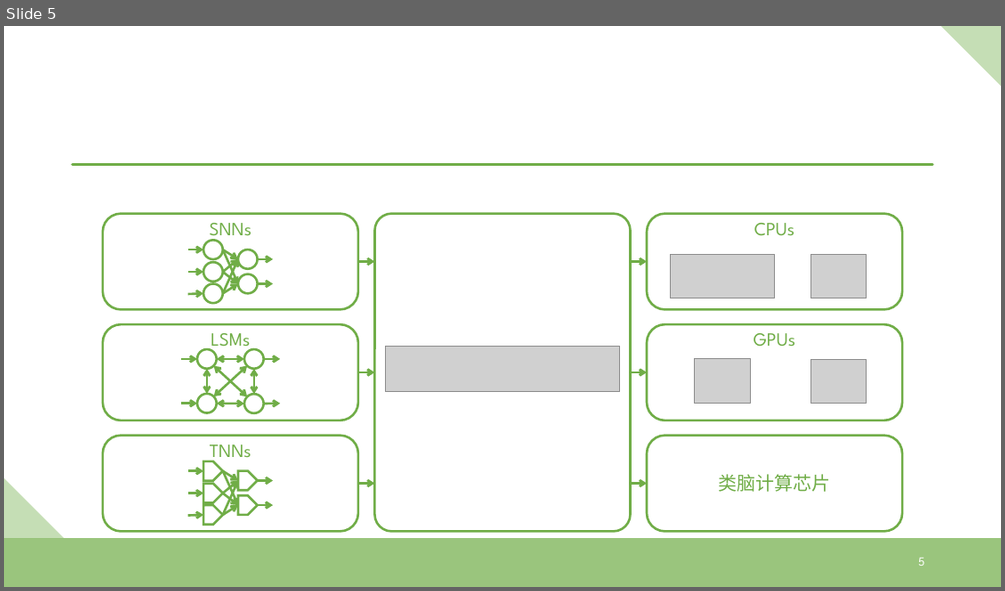
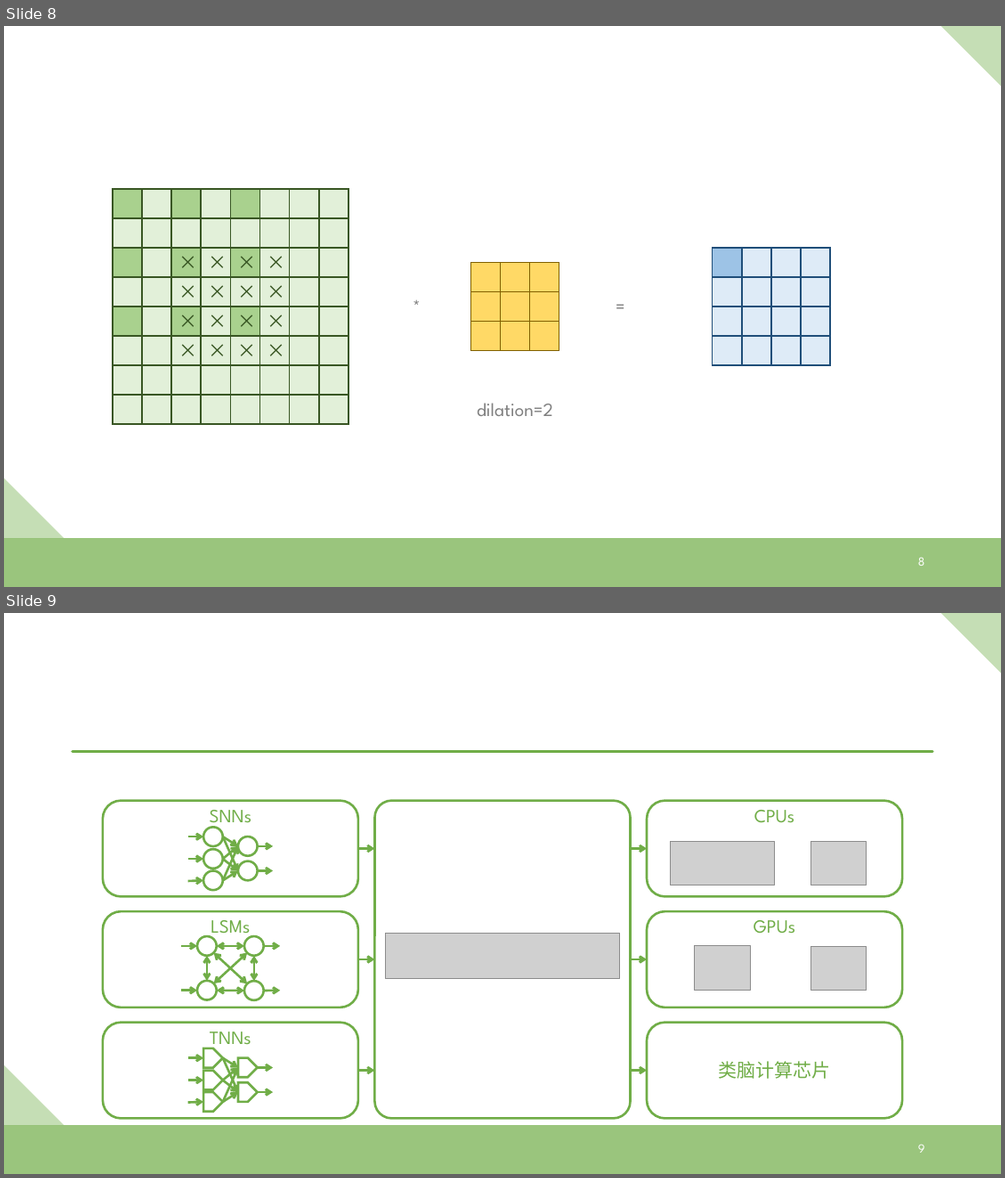
Before and after one commit to xjtuiair-cag/Matterhorn, a slide deck: assets/img.pptx. Shown one above the other, each under a label of ours: slide 5 before the commit, slides 8 and 9 after it. The pictures are 1005x591 and 1005x1178 pixels, drawn with LibreOffice and Linux fonts; fonts in the diff are those of the drawing; grey boxes stand for pictures. Boxes give left, top, right and bottom in pixels: in the first picture for what was removed or moved away, otherwise in the second. Text is boxed around its words. In the diff, an @@ line names an element or a change of style, - is before the commit and + after.

```diff
--- a/assets/img.pptx
+++ b/assets/img.pptx
@@ slide 8 added at (4,26,1001,587), background #FFFFFF; not listed: 3 template elements that a slide beside it also shows @@
@@ group added at (113,188,830,424): 89 rectangles, 3 texts @@
+×
+×
+×
+×
+×
+×
+×
+×
+×
+×
+×
+×
+×
+×
+×
+×
+*
+=
+dilation=2
@@ page number added at (918,556,925,565), 12 pt, text #FFFFFF @@
+8
@@ what was slide 5 is now slide 9 @@
@@ page number at (918,1143,925,1152): text changed @@
-5
+9
```
Also in this commit, not shown: 3 other slides added, 10 other files.
